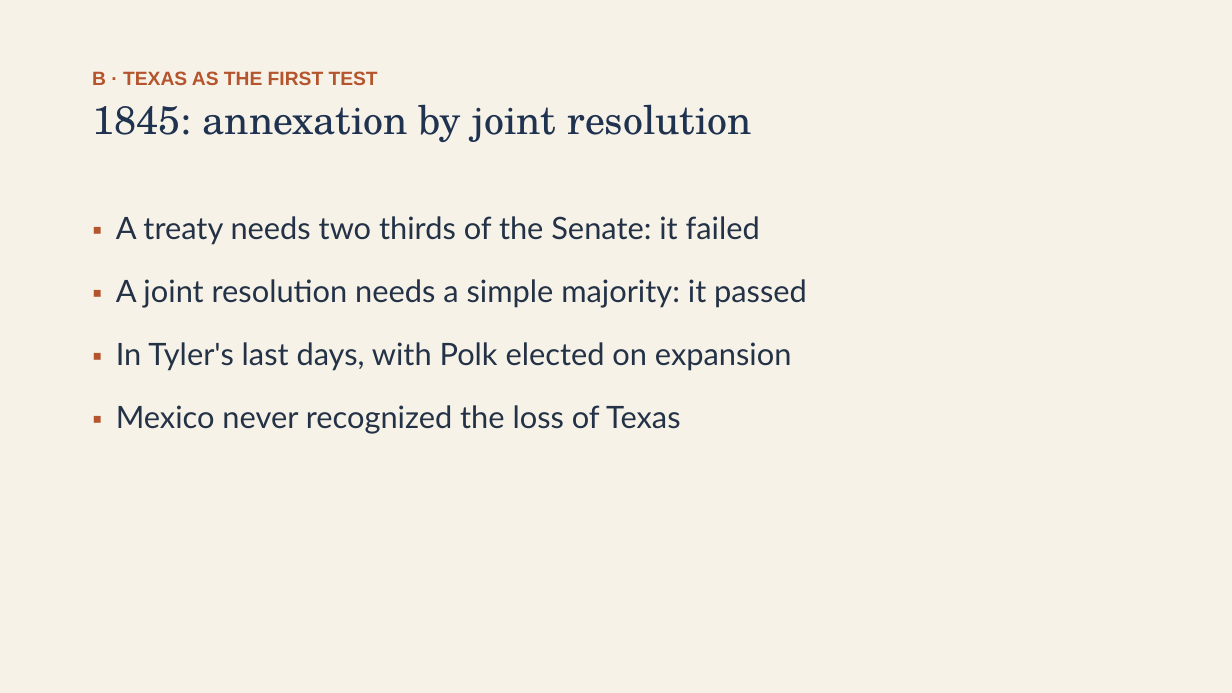
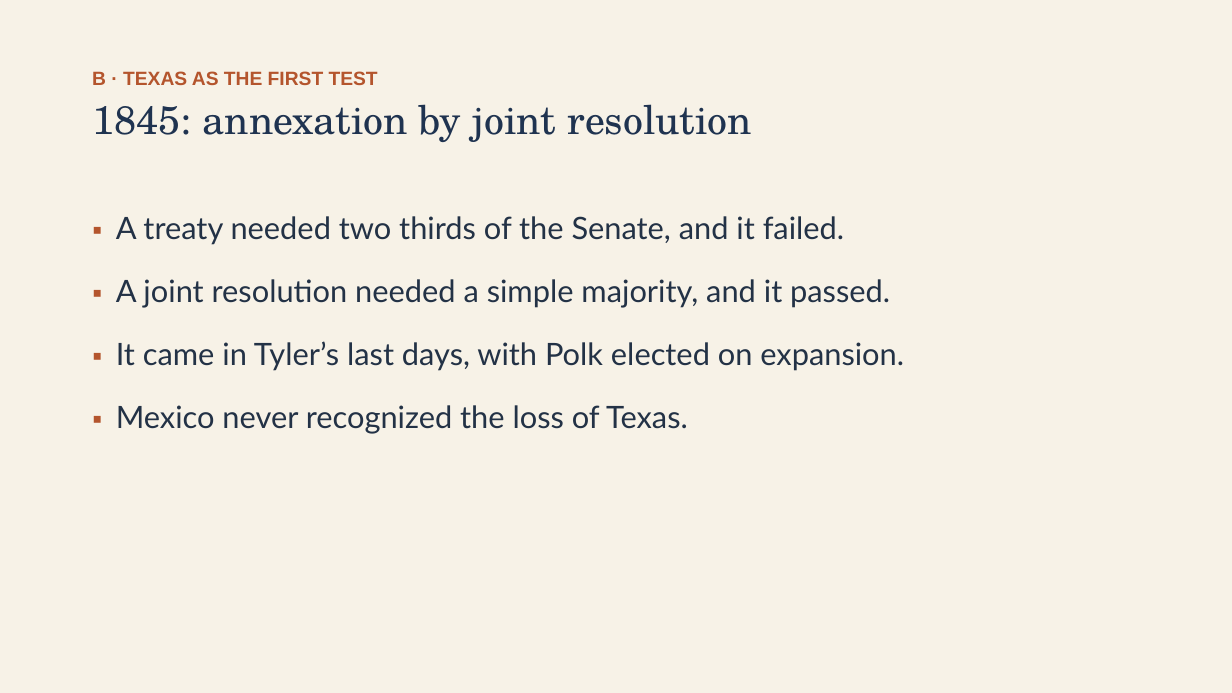
Before and after one commit to ab17gthb/humanities-curriculum-group, a slide deck: slide 8 of early-republic/lesson-08/lesson-08-slides.pptx. Drawn at 1232x693 pixels with LibreOffice and Linux fonts; fonts in the diff are those of the drawing. Boxes give left, top, right and bottom in pixels: in the first picture for what was removed or moved away, otherwise in the second. Text is boxed around its words. In the diff, an @@ line names an element or a change of style, - is before the commit and + after.

Commit message:
Rollout: ER L8 reworked and live — Early Republic and Expansion unit complete

```diff
--- a/early-republic/lesson-08/lesson-08-slides.pptx
+++ b/early-republic/lesson-08/lesson-08-slides.pptx
@@ text at (116, 216, 904, 434): text changed @@
-▪ A treaty needs two thirds of the Senate: it failed
-▪ A joint resolution needs a simple majority: it passed
-▪ In Tyler's last days, with Polk elected on expansion
-▪ Mexico never recognized the loss of Texas
+▪ A treaty needed two thirds of the Senate, and it failed.
+▪ A joint resolution needed a simple majority, and it passed.
+▪ It came in Tyler’s last days, with Polk elected on expansion.
+▪ Mexico never recognized the loss of Texas.
```
Also in this commit, not shown: 12 other slides changed, 6 other files.
